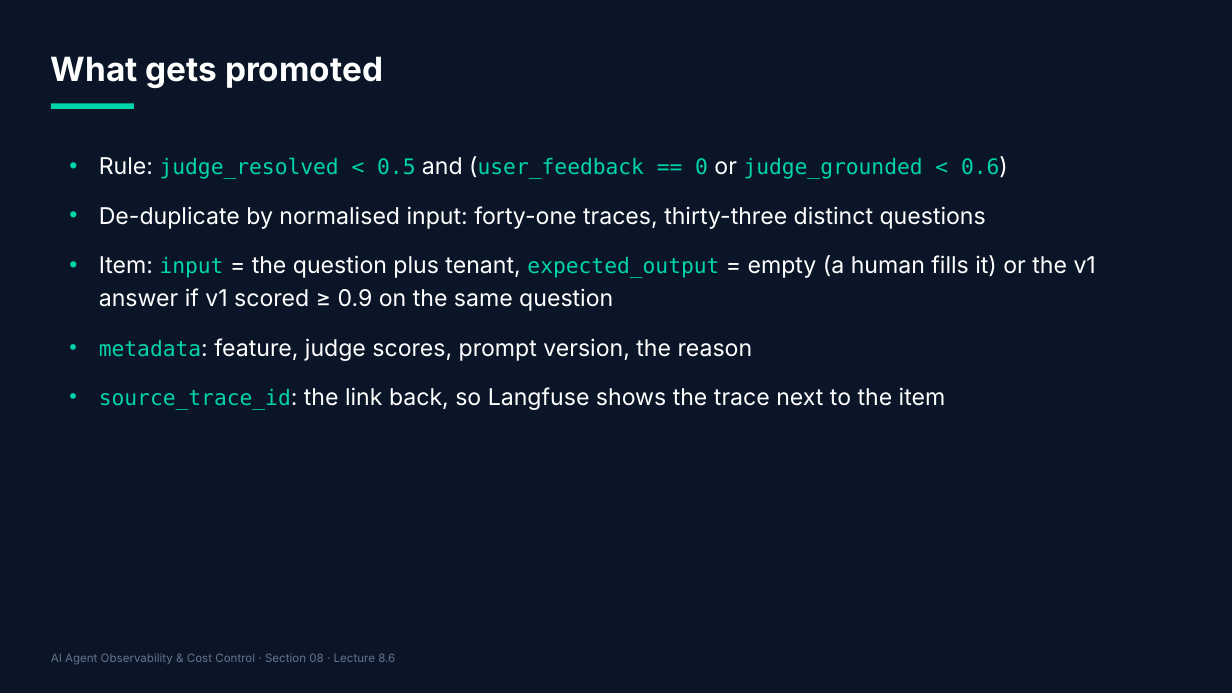
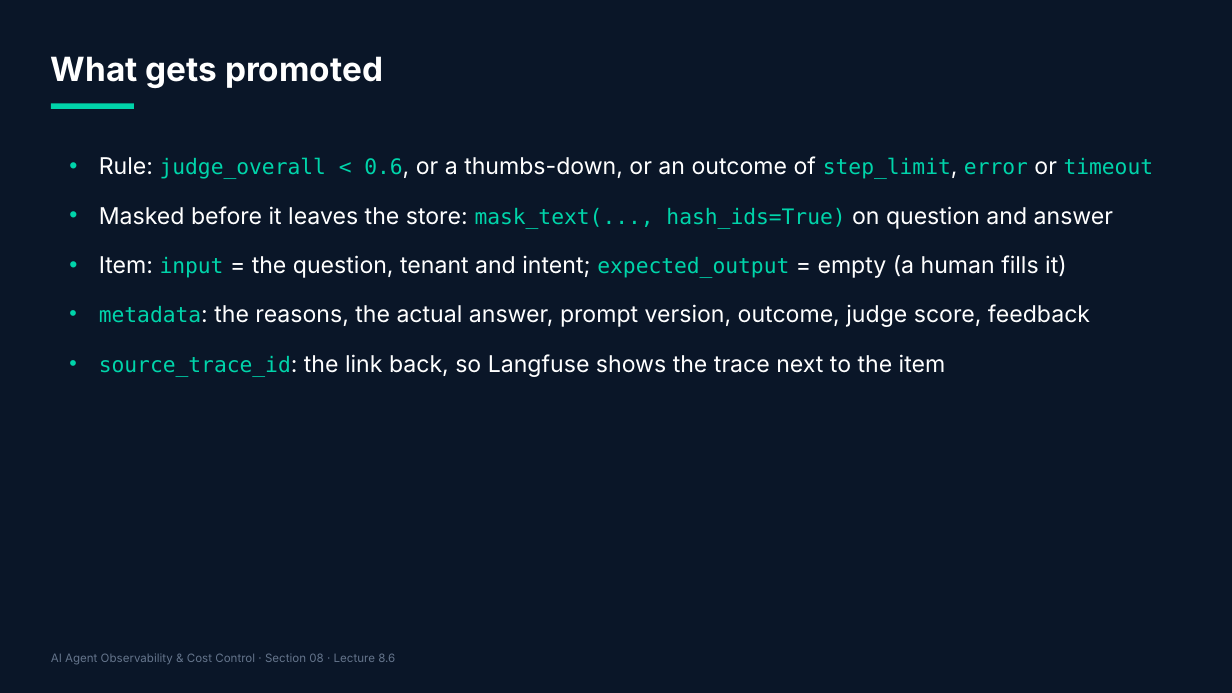
Before and after one commit to adithyagithub27/Course, a slide deck: slide 33 of agent-observability-course/10-graphics/slides/section-08.pptx (slide 26 before the commit). Drawn at 1232x693 pixels with LibreOffice and Linux fonts; fonts in the diff are those of the drawing. Boxes give left, top, right and bottom in pixels: in the first picture for what was removed or moved away, otherwise in the second. Text is boxed around its words. In the diff, an @@ line names an element or a change of style, - is before the commit and + after.

```diff
--- a/agent-observability-course/10-graphics/slides/section-08.pptx
+++ b/agent-observability-course/10-graphics/slides/section-08.pptx
@@ text at [99,156,1154,327]: text changed @@
-• Rule: judge_resolved < 0.5 and (user_feedback == 0 or judge_grounded < 0.6)
-• De-duplicate by normalised input: forty-one traces, thirty-three distinct questions
-• Item: input = the question plus tenant, expected_output = empty (a human fills it) or the v1 answer if v1 scored ≥ 0.9 on the same question
-• metadata: feature, judge scores, prompt version, the reason
+• Rule: judge_overall < 0.6, or a thumbs-down, or an outcome of step_limit, error or timeout
+• Masked before it leaves the store: mask_text(..., hash_ids=True) on question and answer
+• Item: input = the question, tenant and intent; expected_output = empty (a human fills it)
+• metadata: the reasons, the actual answer, prompt version, outcome, judge score, feedback
```
Also in this commit, not shown: 25 other slides changed, 9 slides added, 47 other files.
